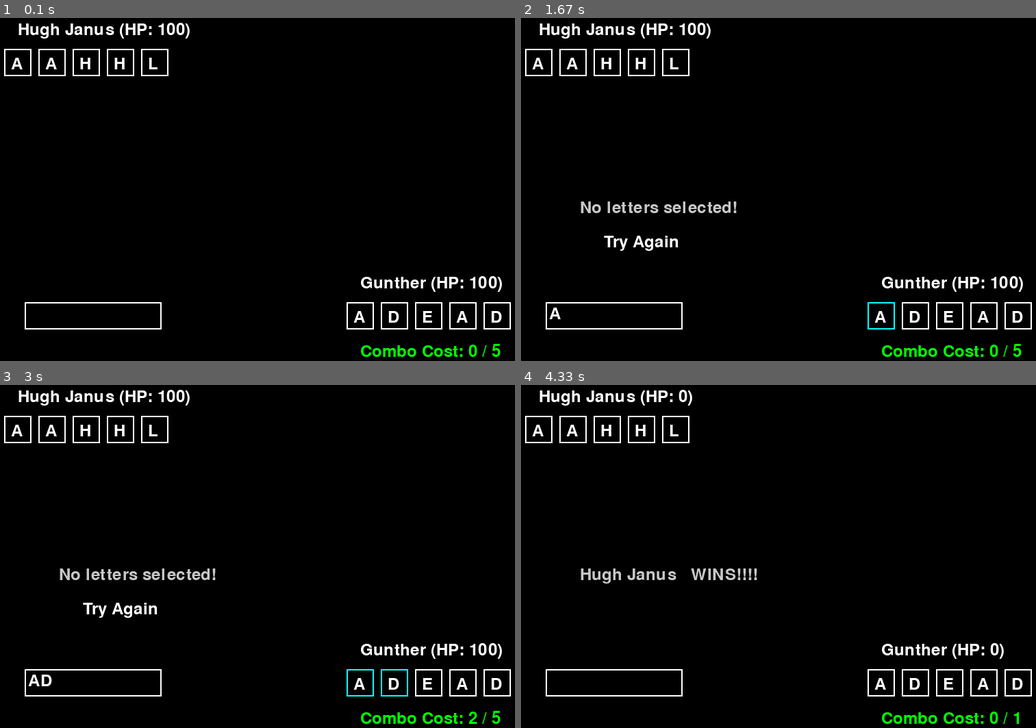
Above: before the commit, frames 1-4 (two rows, left to right).
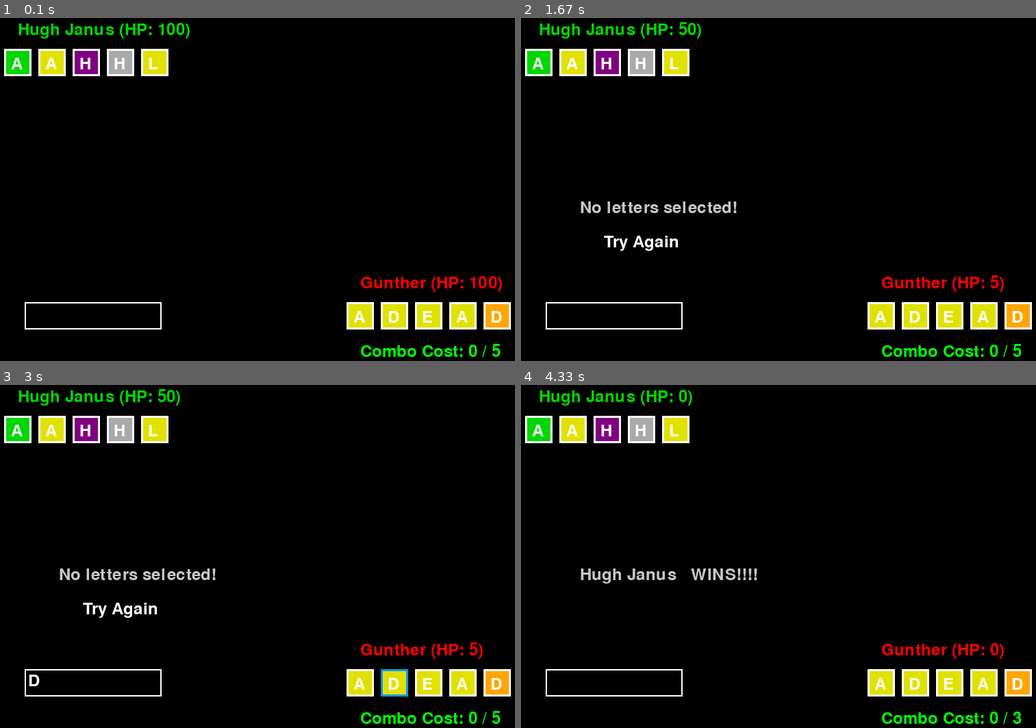
Above: after the commit, the same moments.

Repository: LWhite200/pygames
Game: pygame game, started from WordBound/WordBound.py
The game is run twice, just before and just after one commit, with the same random seed, the same clock (stepped at 60 frames per second) and the same inputs.
Inputs (mouse positions are in pixels of both pictures, inside the frame that each line leads up to):
- Up to frame 1 (0.1 s): no input
- Up to frame 2 (1.67 s): tap Enter at 0.33 s; click "A" at 0.72 s; tap Space at 1, 1.4 s
- Up to frame 3 (3 s): tap Space at 1.7 s; click "D" at 2.72 s
- Up to frame 4 (4.33 s): click (974, 673) at 3.05 s; tap Enter at 3.9 s

The runs differ from the first frame. In frame 1, 4.2% of the frame differs, in the area x 1-99%, y 1-91%; in frame 2, 4.4%; in frame 3, 4.5%, in the area x 1-99%, y 1-99%; in frame 4, 4.1%.

Commit message:
Add files via upload

Diff:
--- a/WordBound/WordBound.py
+++ b/WordBound/WordBound.py
@@ -23,8 +23,8 @@
     color_dict = {
         "red": (255, 0, 0),
         "orange": (255, 165, 0),
-        "yellow": (255, 255, 0),
-        "green": (0, 255, 0),
+        "yellow": (225, 225, 0),
+        "green": (0, 215, 0),
         "blue": (0, 0, 255),
         "purple": (128, 0, 128),
         "black": (50, 50, 50),
@@ -34,24 +34,50 @@
     }
     return color_dict.get(color_name, (0, 0, 0))
 
+# type weakness and resistances
+weaknesses = {
+    "red": ["blue", "green"],     # Red is weak to Blue and Green
+    "orange": ["purple", "blue"], # Orange is weak to Purple and Blue
+    "yellow": ["orange", "green"], # Yellow is weak to Orange and Green
+    "green": ["red", "purple"],   # Green is weak to Red and Purple
+    "blue": ["yellow", "purple"], # Blue is weak to Yellow and Purple
+    "purple": ["green", "yellow"], # Purple is weak to Green and Yellow
+    "grey": ["red", "blue"],      # Grey is weak to Red and Blue
+}
+
+resistances = {
+    "red": ["green", "yellow"],    # Red resists Green and Yellow
+    "orange": ["yellow", "purple"], # Orange resists Yellow and Purple
+    "yellow": ["red", "blue"],     # Yellow resists Red and Blue
+    "green": ["blue", "orange"],   # Green resists Blue and Orange
+    "blue": ["purple", "green"],   # Blue resists Purple and Green
+    "purple": ["orange", "red"],   # Purple resists Orange and Red
+    "grey": ["green", "purple"],   # Grey resists Green and Purple
+}
+
+
 # Letter class
 class Letter:
     def __init__(self, char):
         self.char = char.upper()
-        self.color1 = self.ranColor()    # the type of each letter
-        self.power = 50 if self.char in ["A", "B"] else 0
+        self.battleType = self.ranColor()
+        self.color1 = color_mapping(self.battleType)
+        self.power = 50 if self.char in ["A", "B"] else 10
         self.tier = random.randint(0, 2) # the stamina it takes to use in a combo
         print(str(self.tier))
         self.accuracy = 100
 
     def ranColor(self):
-        colors = ["red", "orange", "yellow", "green", "blue", "purple", "white", "grey"]
-        return random.choice(colors)
+        colors = ["red", "orange", "yellow", "green", "blue", "purple", "grey"]
+        ccc = random.choice(colors)
+        print(str(ccc))
+        return ccc
 
     def draw(self, x, y, selected=False):
-        color = BLUE if selected else WHITE
-        pygame.draw.rect(screen, color, (x, y, 40, 40), 2)
-        text = font.render(self.char, True, WHITE)
+        color = (0,155,255) if selected else (255,255,255)
+        pygame.draw.rect(screen, self.color1, (x, y, 40, 40))
+        pygame.draw.rect(screen, color, (x, y, 40, 40), 3)
+        text = font.render(self.char, True, (255,255,255))
         screen.blit(text, (x + 10, y + 10))
 
 class Deity:
@@ -65,6 +91,7 @@
         self.physical = 100
         self.special = 100
         self.selected_letters = []  # Initialize selected_letters
+        self.battleType = self.randType()
 
     def take_damage(self, damage):
         self.curHP -= damage
@@ -72,7 +99,7 @@
             self.curHP = 0
 
     def draw(self, x, y, isPlayer1):
-        text = font.render(f"{self.name} (HP: {self.curHP})", True, WHITE)
+        text = font.render(f"{self.name} (HP: {self.curHP})", True, color_mapping(self.battleType))
         screen.blit(text, (x + 20, y + 10))
 
         # Draw letters
@@ -89,13 +116,18 @@
     def calculate_combo_stamina_cost(self):
         # Only calculate stamina cost if more than one letter is selected
         if len(self.selected_letters) > 1:
-            return sum(letter.tier for letter in self.selected_letters)
+            return sum(letter.tier for letter in self.selected_letters[1:])  # Skip the first letter
         return 0  # No cost for a single letter
+
 
     def update_stamina(self, cost):
         self.comboStamina -= cost
         if self.comboStamina < 0:
             self.comboStamina = 0
+
+    def randType(self):
+        colors = ["red", "orange", "yellow", "green", "blue", "purple", "grey"]
+        return random.choice(colors)
 
 
 def get_random_letters():
@@ -124,9 +156,27 @@
 
 buttonY = 50
 
-def calculate_damage(word):
-    # Simple damage calculation: sum of the power of the letters
-    return sum(letter.power for letter in word)
+def calculate_damage(word, opponent_deity):
+
+    base_damage = 0 # sum(letter.power for letter in word)
+
+    for letter in word:
+        curType = letter.battleType
+        curDmg = letter.power
+        oppType = opponent_deity.battleType
+
+        # Checks each type and adds or subracts accordingly
+        if curType in weaknesses[oppType]:
+            base_damage += curDmg + 10
+            print("weakness hit")
+        elif curType in resistances[oppType]:
+            base_damage += (curDmg // 2)
+            print("resistance yes")
+        else:
+            base_damage += curDmg
+
+    return base_damage
+
 
 def main():
     global cur_word, message1, message2
@@ -152,8 +202,13 @@
                                 cur_word.append(letter)
                                 player1.selected_letters.append(letter)
 
+                if event.button == 3:
+                    if cur_word:
+                        removed_letter = cur_word.pop()
+                        player1.selected_letters.remove(removed_letter)
+
             elif event.type == pygame.KEYDOWN:
-                if event.key == pygame.K_RETURN:
+                if event.key == pygame.K_RETURN or event.key == pygame.K_SPACE:
                     # Calculate stamina cost for the selected letters
                     stamina_cost = player1.calculate_combo_stamina_cost()
 
@@ -162,11 +217,6 @@
                         playerChoose = False
                         player1.update_stamina(stamina_cost)
 
-                elif event.key == pygame.K_BACKSPACE:
-                    if cur_word:
-                        removed_letter = cur_word.pop()
-                        player1.selected_letters.remove(removed_letter)
-
         # When the player has made their choice, see who to attack first
         if not playerChoose:
             if cur_word:
@@ -180,10 +230,10 @@
                     p1, p2 = player2, player1
                     move1, move2 = move2, move1
 
-                dmg1 = calculate_damage(move1)
+                dmg1 = calculate_damage(move1, p2)
                 p2.take_damage(dmg1)
 
-                dmg2 = calculate_damage(move2)
+                dmg2 = calculate_damage(move2, p1)
                 p1.take_damage(dmg2)
 
                 cur_word = []
